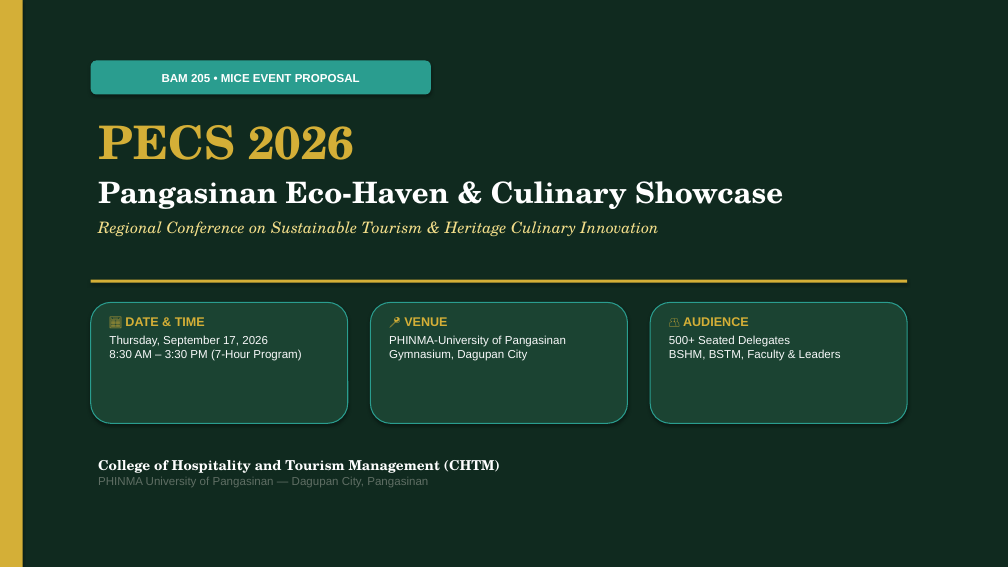
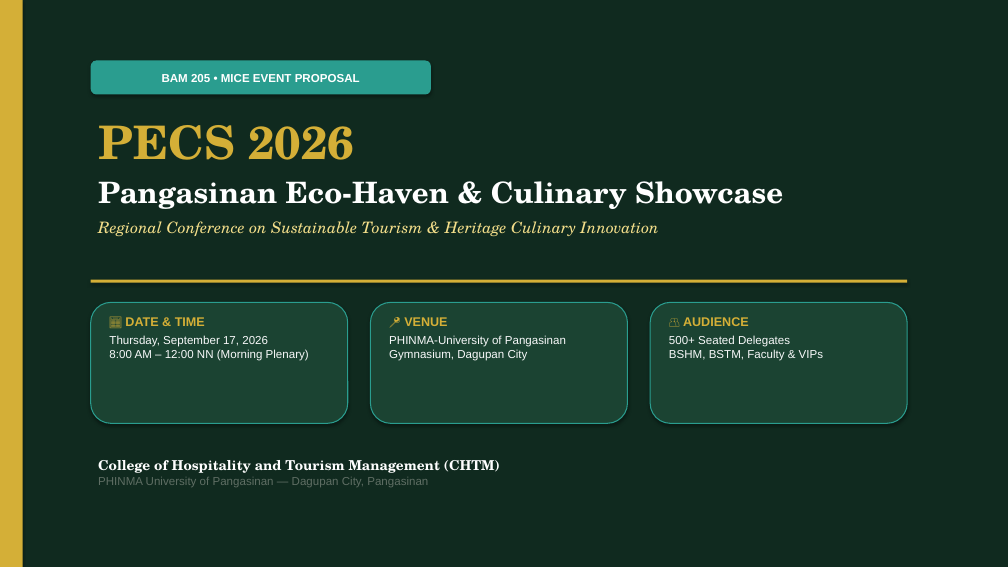
Before and after one commit to Yooxowie/PECS2026, a slide deck: slide 1 of PECS_2026_Animated_Presentation.pptx. Drawn at 1008x567 pixels with LibreOffice and Linux fonts; fonts in the diff are those of the drawing. Boxes give left, top, right and bottom in pixels: in the first picture for what was removed or moved away, otherwise in the second. Text is boxed around its words. In the diff, an @@ line names an element or a change of style, - is before the commit and + after.

Commit message:
feat: Update program flow with Keynotes Ms. Elduayan & Ms. Sta. Maria and synthesis session

```diff
--- a/PECS_2026_Animated_Presentation.pptx
+++ b/PECS_2026_Animated_Presentation.pptx
@@ text at (109,335,309,361): text changed @@
-Thursday, September 17, 2026
-8:30 AM – 3:30 PM (7-Hour Program)
+Thursday, September 17, 2026
+8:00 AM – 12:00 NN (Morning Plenary)
@@ text at (669,335,823,361): text changed @@
-500+ Seated Delegates
-BSHM, BSTM, Faculty & Leaders
+500+ Seated Delegates
+BSHM, BSTM, Faculty & VIPs
```
Also in this commit, not shown: 14 other slides changed, 5 other files.
